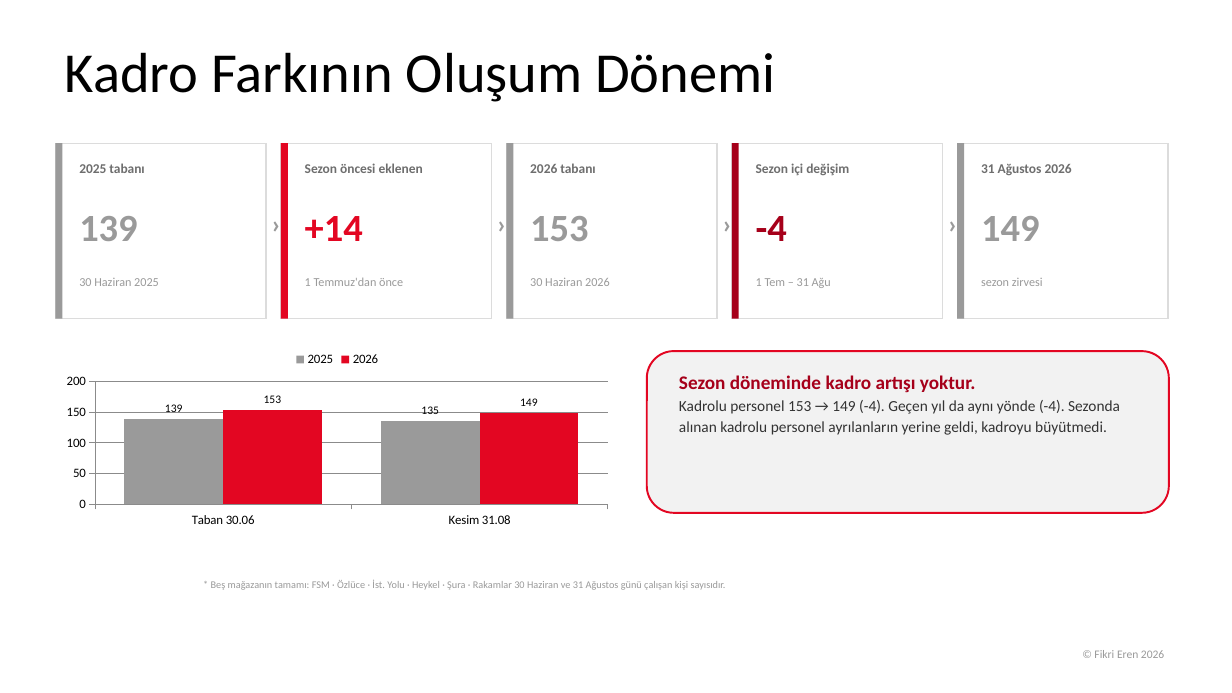
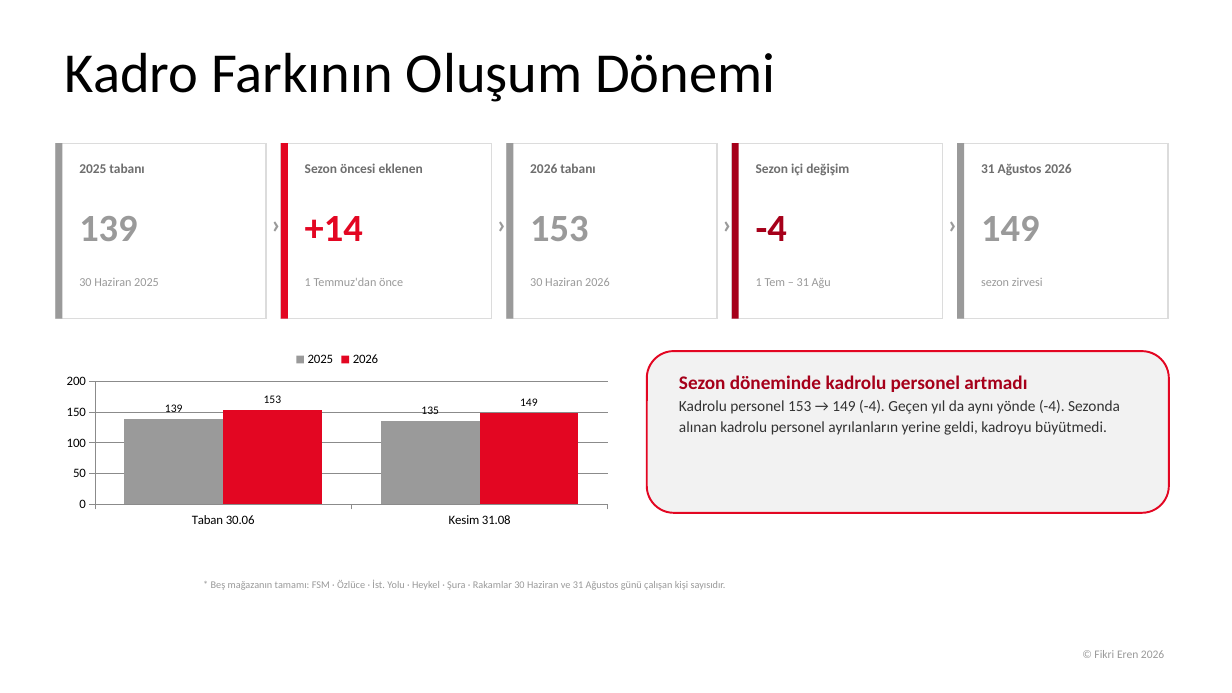
Before and after one commit to fikrierenn/pusula, a slide deck: slide 3 of briefings/sezon-kadro-20260902/sunum-kadro-sezon2026.pptx. Drawn at 1232x693 pixels with LibreOffice and Linux fonts; fonts in the diff are those of the drawing; background and template pictures are left out. Boxes give left, top, right and bottom in pixels: in the first picture for what was removed or moved away, otherwise in the second. Text is boxed around its words. In the diff, an @@ line names an element or a change of style, - is before the commit and + after.

```diff
--- a/briefings/sezon-kadro-20260902/sunum-kadro-sezon2026.pptx
+++ b/briefings/sezon-kadro-20260902/sunum-kadro-sezon2026.pptx
@@ text at [679, 375, 1027, 392]: text changed @@
-Sezon döneminde kadro artışı yoktur.
+Sezon döneminde kadrolu personel artmadı
```
Also in this commit, not shown: 7 other slides changed.
